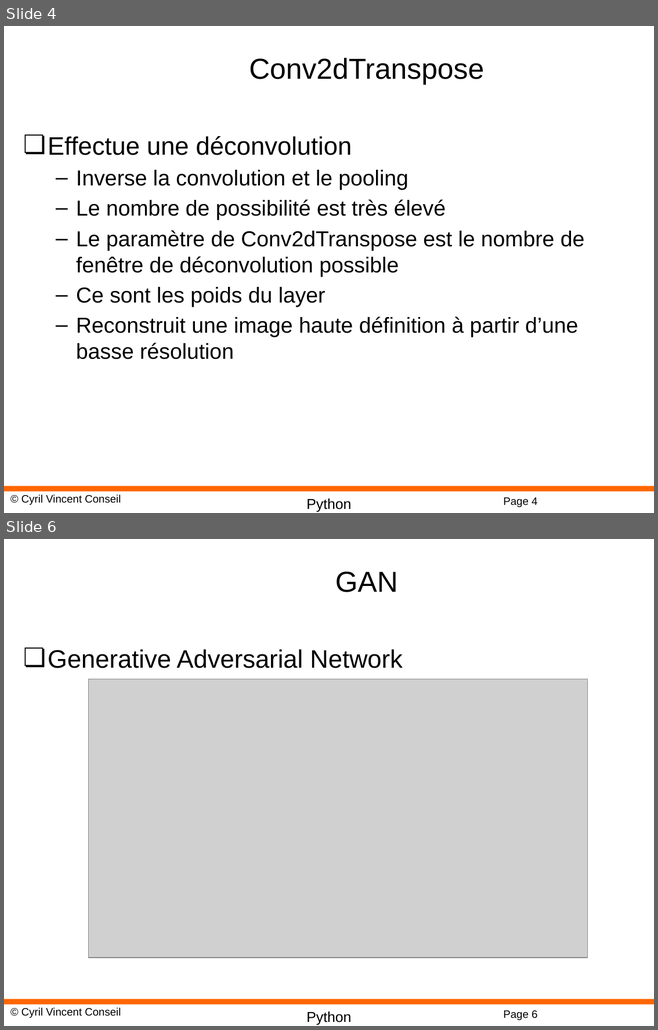
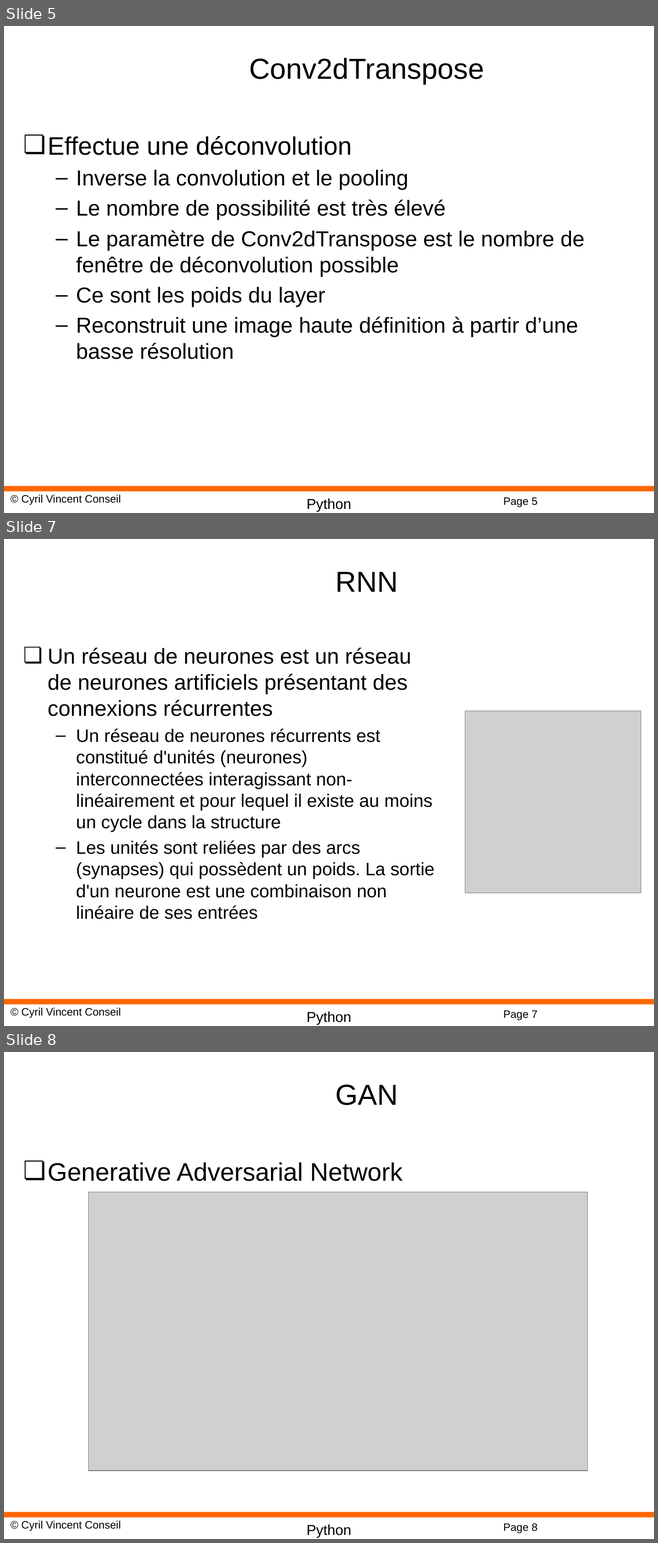
Before and after one commit to cyrilvincent/DL, a slide deck: PPT/DeepLearning19-Autoencoders.pptx. Shown one above the other, each under a label of ours: slides 4 and 6 before the commit, slides 5, 7 and 8 after it; the slides between them are not shown. The pictures are 658x1030 and 658x1543 pixels, drawn with LibreOffice and Linux fonts; fonts in the diff are those of the drawing; grey boxes stand for pictures; background and template pictures are left out. Boxes give left, top, right and bottom in pixels: in the first picture for what was removed or moved away, otherwise in the second. Text is boxed around its words. In the diff, an @@ line names an element or a change of style, - is before the commit and + after.

```diff
--- a/PPT/DeepLearning19-Autoencoders.pptx
+++ b/PPT/DeepLearning19-Autoencoders.pptx
@@ slide 7 added at (x1=4, y1=539, x2=654, y2=1026), background #FFFFFF; not listed: 4 template elements that a slide beside it also shows @@
@@ title added at (x1=335, y1=571, x2=398, y2=592), 32 pt, text #000000 @@
+RNN
@@ text added at (x1=48, y1=647, x2=434, y2=919), 20 pt, text #000000 @@
+❏ Un réseau de neurones est un réseau de neurones artificiels présentant des connexions récurrentes
+  – Un réseau de neurones récurrents est constitué d'unités (neurones) interconnectées interagissant non-linéairement et pour lequel il existe au moins un cycle dans la structure
+  – Les unités sont reliées par des arcs (synapses) qui possèdent un poids. La sortie d'un neurone est une combinaison non linéaire de ses entrées
@@ picture added at (x1=465, y1=711, x2=641, y2=893) @@
@@ what was slide 4 is now slide 5 @@
@@ page number at (x1=503, y1=498, x2=537, y2=507): text changed @@
-Page 4
+Page 5
@@ what was slide 6 is now slide 8 @@
```
Also in this commit, not shown: 1 other slide added, 6 other files.
